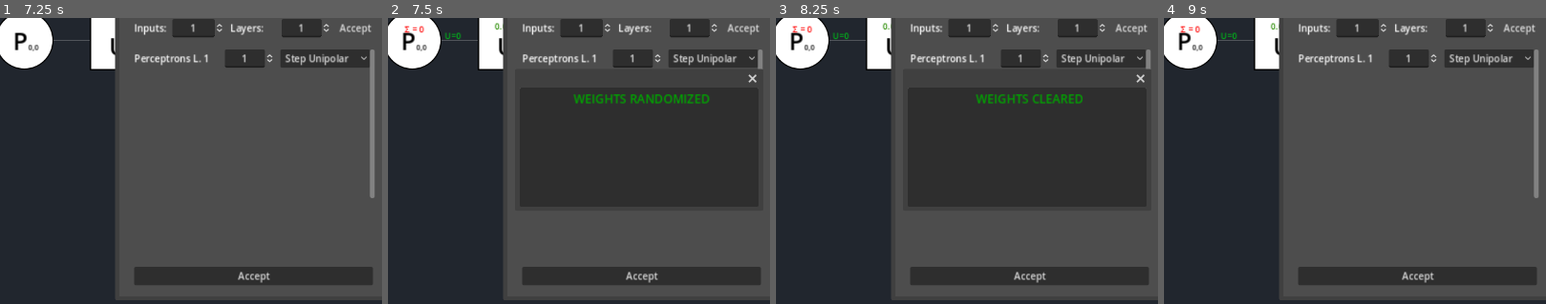
Above: before the commit, frames 1-4 (left to right).
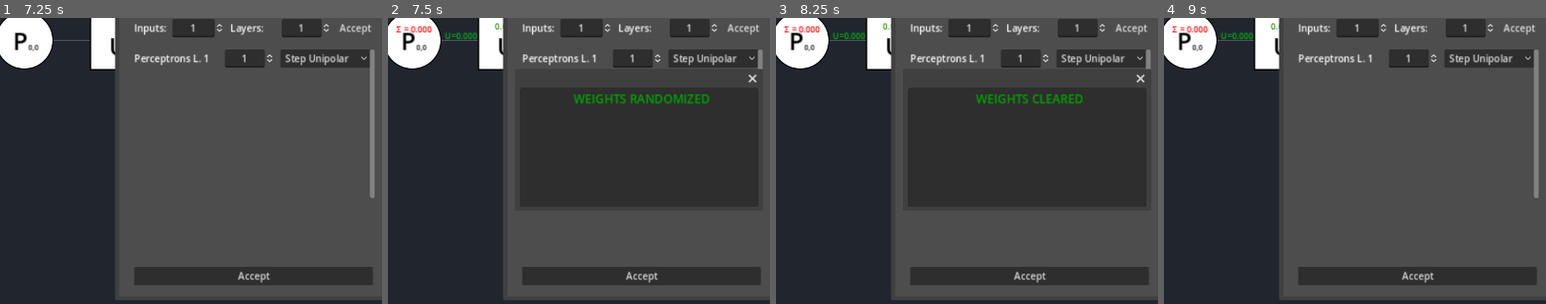
Above: after the commit, the same moments.

Repository: ShiroTsuma-github/GODOT_CONCEPT
Game: Godot game, scene res://src/Scenes/MainScene.tscn
Same seed, same stepped clock (60 frames per second), same inputs: the game is played once before the commit and once after it.
Inputs:
- Up to frame 1 (7.25 s): click "NEW" at 0.5 s; click "Accept" at 1.25 s; click "Accept" at 2 s; click "Accept" at 2.75 s; click "START" at 3.5 s; click "START" at 4.25 s; click "NEW" at 5 s; click "Accept" at 5.75 s; click "NEW" at 6.5 s
- Up to frame 2 (7.5 s): click "RANDOMIZE" at 7.25 s
- Up to frame 3 (8.25 s): click "ZERO" at 8 s
- Up to frame 4 (9 s): click "STEP (F11)" at 8.75 s
The pictures show only the part of the screen within x 17-67%, y 27-77%; the shares and areas given below are measured in that part.

Frame 1 is identical in both runs. In frame 2, 0.2% of the frame differs, in the area x 2-24%, y 2-8%; in frame 3, 0.2%; in frame 4, 0.2%.

Commit message:
Fixes bugs and added more .csv

Diff:
--- /dev/null
+++ b/Data/2-1-AndGate.csv
@@ -0,0 +1,4 @@
+0,0,0
+0,1,0
+1,0,0
+1,1,1
--- /dev/null
+++ b/Data/2-1-NorGate.csv
@@ -0,0 +1,4 @@
+0,0,1
+0,1,0
+1,0,0
+1,1,1
--- /dev/null
+++ b/Data/2-1-OrGate.csv
@@ -0,0 +1,4 @@
+0,0,0
+0,1,1
+1,0,1
+1,1,1
--- /dev/null
+++ b/Data/3-1-ParityGate.csv
@@ -0,0 +1,8 @@
+0,0,0,0
+0,0,1,1
+0,1,0,0
+0,1,1,1
+1,0,0,0
+1,0,1,1
+1,1,0,0
+1,1,1,1
--- a/src/Scripts/InputOutput/InputOutput.gd
+++ b/src/Scripts/InputOutput/InputOutput.gd
@@ -29,6 +29,10 @@
 	update_output.connect(update)
 
 
+func clear_all():
+	output = 0
+	previous_outputs = []
+
 func update():
 	var to_format = "[center][font_size={14}]%.3f[/font_size][/center]"
 	text_output.text =  to_format % [output]
--- a/src/Scripts/Layer/Layer.gd
+++ b/src/Scripts/Layer/Layer.gd
@@ -16,58 +16,6 @@
 var input_count: int = 0
 var output_count: int = 0
 
-# Called when the node enters the scene tree for the first time.
-func _ready():
-	# var index = start_index
-	#if input_count != 0:
-	#	create_inputs()
-	#	return
-	#elif output_count != 0:
-	#	create_outputs()
-	#	return
-	#create_perceptrons()
-	#for perceptron in layer.get_children():
-	#	perceptron.position_index = index
-	#	index += 1
-	pass
-
-func create_perceptrons():
-	for _i in range(children_count):
-		add_perceptron()
-
-func create_inputs():
-	for _i in range(input_count):
-		add_input()
-
-func create_outputs():
-	for _i in range(output_count):
-		add_output()
-
-func add_input():
-	var new_input = Objects.Base_InputOutput.instantiate()
-	# new_input.
-	layer.add_child(new_input)
-	perceptrons.append(new_input)
-
-func add_output():
-	var new_input = Objects.Base_InputOutput.instantiate()
-	# new_input.
-	layer.add_child(new_input)
-	perceptrons.append(new_input)
-
-# Function to add new perceptron object to layer
-func add_perceptron():
-	# Instantiate loaded object
-	var new_perceptron = Objects.Base_Perceptron.instantiate()
-	new_perceptron.position_index = start_index + perceptrons.size()
-	perceptrons.append(new_perceptron)
-	layer.add_child(new_perceptron)
-
-func remove_perceptron():
-	# 	Remove last perceptron from layer
-	# tu not sure czy tak usunie, bo pop_back zwraca, ale czy wchodzi queue_free
-	perceptrons.pop_back().queue_free()
-
 
 	# NEURAL NETWORK IMPLEMENTATION
 
@@ -84,6 +32,11 @@
 var left_layer = []
 var children_functions = []
 var results = []
+
+func clear_all():
+	results = []
+	for child in children:
+		child.clear_all()
 
 func calc_outputs():
 	var ans = []
--- a/src/Scripts/NeuralNetwork/Network.gd
+++ b/src/Scripts/NeuralNetwork/Network.gd
@@ -162,6 +162,7 @@
 		res.append(output_layer.children[i].output)
 
 func randomize_weights(around_ten=false):
+	clear_all()
 	for i in perc_layers.size():
 		perc_layers[i].randomize_weights(around_ten)
 
@@ -169,6 +170,7 @@
 	perc_layers[index].set_children_weights(weights)
 
 func load_csv(i_path):
+	print("CSV SELECTED: "+ str(i_path))
 	var test = Objects.Base_InfoPopup.instantiate()
 	add_child(test)
 	var data = []
@@ -299,9 +301,14 @@
 		layers[i].is_running(run)
 
 func zero_weights():
+	clear_all()
 	for i in perc_layers.size():
 		perc_layers[i].zero_weights()
 
+
+func clear_all():
+	for layer in layers:
+		layer.clear_all()
 
 func train_backpropagation(
 	error_threshold=0.00001,
@@ -343,8 +350,12 @@
 		if average_error < Objects.error_threshold:
 			break
 		if iter_count % int(Objects.limit_iter / 100) == 0:
-			test.progress()
-			test.avg_error(average_error)
-			await get_tree().create_timer(0.0001).timeout
-	test.avg_error(average_error)
-	test.set_success("TRAINING FINISHED")
+			if test != null:
+				test.progress()
+				test.avg_error(average_error)
+				await get_tree().create_timer(0.0001).timeout
+			else:
+				break
+	if test != null:
+		test.avg_error(average_error)
+		test.set_success("TRAINING FINISHED")
--- a/src/Scripts/Perceptron/Perceptron.gd
+++ b/src/Scripts/Perceptron/Perceptron.gd
@@ -50,7 +50,6 @@
 
 func set_weight(value):
 	weight = value
-
 
 func _on_area_2d_mouse_entered():
 	isHovering = true
@@ -122,6 +121,15 @@
 var sum = 0
 var type = 'perceptron'
 
+func clear_all():
+	sum_text.text = sum_to_format % 0
+	sum = 0
+	velocity_weight = []
+	error = 0
+	output = 0
+	previous_outputs = []
+	previous_difference = []
+	previous_weights = []
 
 func modify_weights(expected_output, training_set):
 	var new = []
@@ -151,6 +159,7 @@
 	for i in weights.size():
 		new.append(rng.randf_range(-100, 100)/100.0)
 	weights = new
+	velocity_weight = Objects.mul_list(0, weights.size())
 
 func randomize_weights_around_10():
 	var new = []
@@ -158,12 +167,14 @@
 	for i in weights.size():
 		new.append(rng.randf_range(-10, 10))
 	weights = new
+	velocity_weight = Objects.mul_list(0, weights.size())
 
 func zero_weights():
 	var new = []
 	for i in weights.size():
 		new.append(0)
 	weights = new
+	velocity_weight = Objects.mul_list(0, weights.size())
 
 func calc_error(expected_output=null):
 	if expected_output != null:
Not shown, added: Data/2-1-AndGate.csv.import
Not shown, added: Data/2-1-NorGate.csv.import
Not shown, added: Data/2-1-OrGate.csv.import
Renamed: Data/XorGate.csv -> Data/2-1-XorGate.csv
Not shown, added: Data/2-1-XorGate.csv.import
Not shown, added: Data/3-1-ParityGate.csv.import
Not shown, removed: Data/XorGate.csv.import
